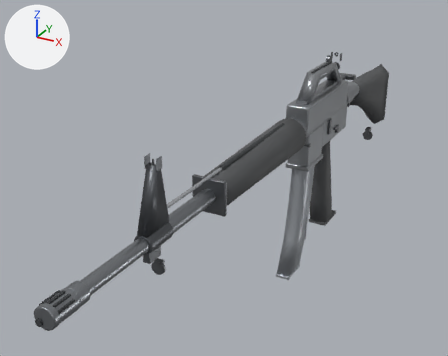
Two versions of the glTF model aivilo/assets/guns/burst.glb, one commit apart.
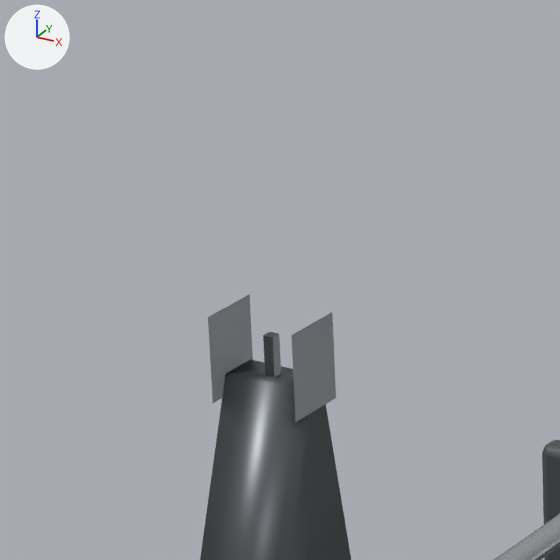
The first picture shows the older version from a 50 mm camera at (0.328, -0.94, 0.392) aimed at (-0.081, -0.196, 0.02). The close-ups show the older and then the newer version on the part from 25% to 43% of the width and 31% to 54% of the height of that picture. Only the edits that show in the close-ups are written down. Every picture has the same lights, and +X, +Y and +Z are marked at upper left. Where no turn or scale is listed for an object, it has been applied to the vertices. Vertices at exactly the same position are counted once.

The older version as bpy lines, for what is in view:
```python
me_cylinder_025 = bpy.data.meshes.new('Cylinder.025')
me_cylinder_025.from_pydata(...)  # 2065 vertices, 3802 faces; spans x -0.032..0.026, y -0.102..0.882, z -0.213..0.087
# faces by material slot: [628, 1202, 248, 20, 1024, 104, 212, 364]
me_cylinder_025.materials.append(mat_barrel_steel)  # grey #8b8f94
me_cylinder_025.materials.append(mat_receiver_grey)  # grey #9a9da1
me_cylinder_025.materials.append(mat_matte_black)  # dark grey #535556
me_cylinder_025.materials.append(mat_rubber_black)  # dark grey #4d4f51
me_cylinder_025.materials.append(mat_dark_steel)  # grey #6e7174
me_cylinder_025.materials.append(mat_bolt_chrome)  # light grey #cacdd2
me_cylinder_025.materials.append(mat_vent_recess)  # dark grey #3b3d40
me_cylinder_025.materials.append(mat_sight_black)  # dark grey #626569
ob_body = bpy.data.objects.new('body', me_cylinder_025)
ob_body.location = (0.0, -0.55, 0.085)
```
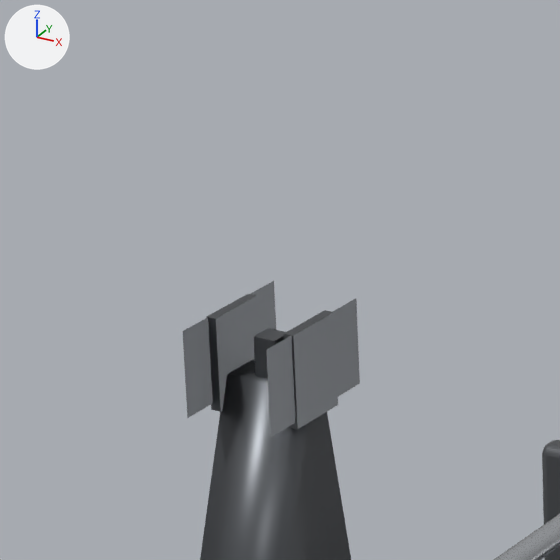
Where the newer file only moved an object's origin or applied its transform, the numbers keep the older frame.

The edits, one by one:
me_cylinder_025 is used by ob_body; location (0.0, -0.55, 0.085).
me_cylinder_025 had 2065 vertices, 3802 faces and spanned x -0.032..0.026, y -0.102..0.882, z -0.213..0.087.
me_cylinder_025 now has 2277 vertices, 4228 faces and spans x -0.032..0.026, y -0.102..0.882, z -0.213..0.087.
me_cylinder_025 part 1: the loose piece of 8 vertices spanning x -0.001..0.001, y 0.064..0.066, z 0.073..0.083 is rebuilt with 8 vertices and now spans x -0.002..0.002, y 0.063..0.067, z 0.073..0.083.
me_cylinder_025 part 2: 4 vertices removed from x -0.007..0.007, y 0.06..0.07, z 0.073; 20 vertices added at x -0.007..0.007, y 0.054..0.076, z 0.072..0.086.
Other edits to the shape of me_cylinder_025 do not show in these pictures.

Boxes (x1, y1, x2, y2) around the edits, measured in the close-ups (560 x 560 px):
'body', reshaped: before (200, 294, 560, 560); after (182, 281, 560, 560)
part 1 of me_cylinder_025, rebuilt: before (263, 332, 281, 377); after (254, 328, 286, 379)
part 2 of me_cylinder_025, built on: before (208, 294, 336, 422); after (182, 281, 360, 437)
